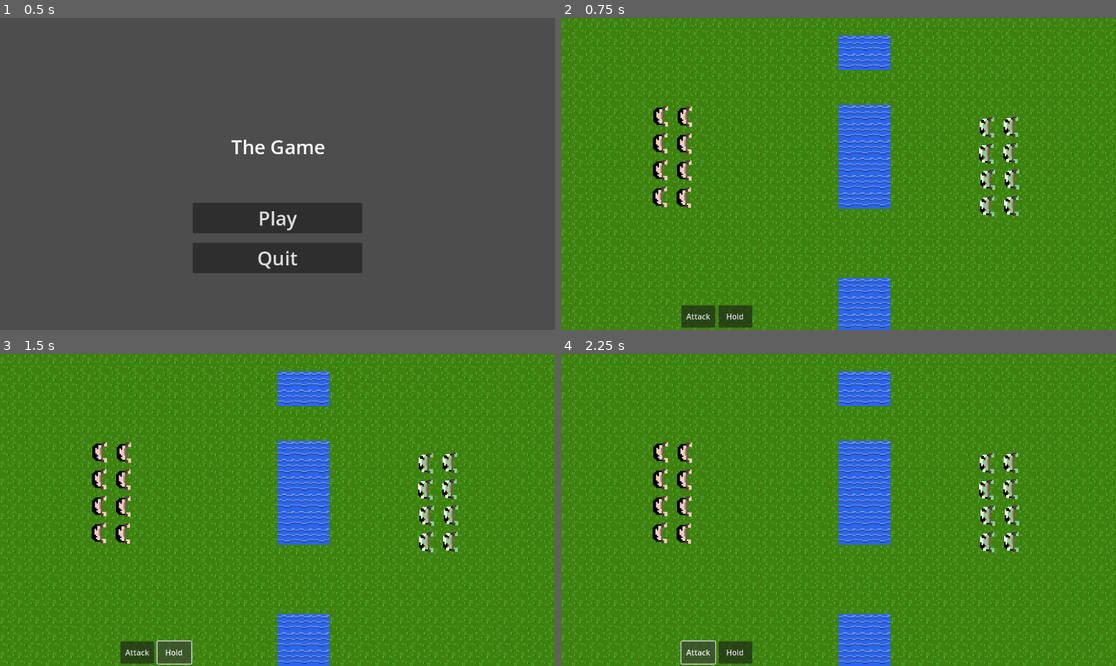
Above: before the commit, frames 1-4 (two rows, left to right).
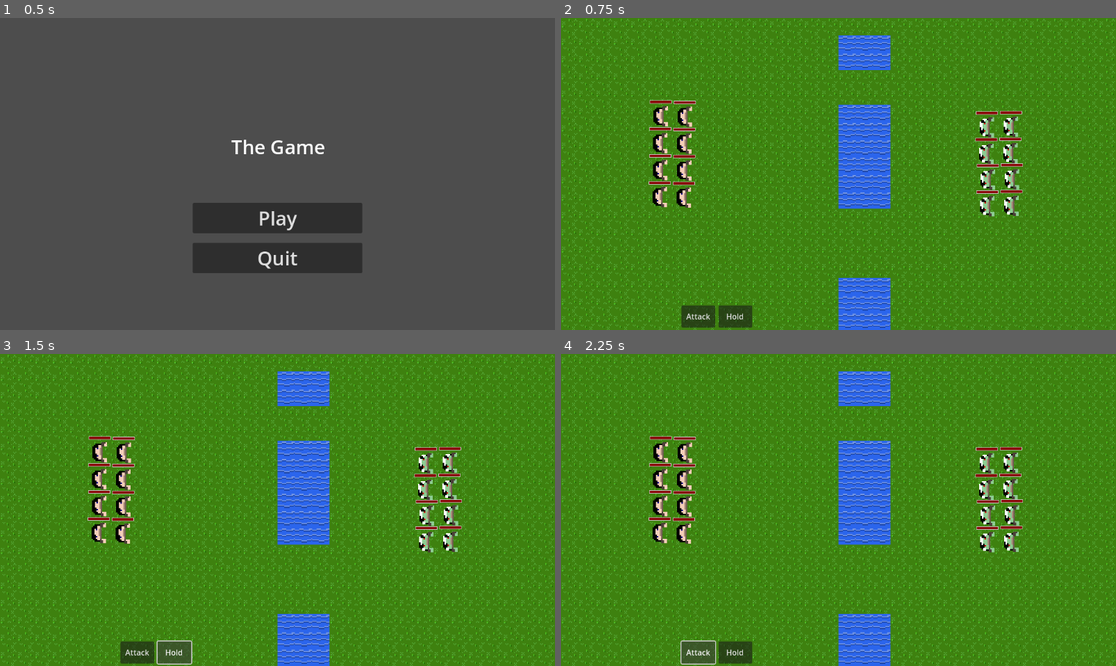
Above: after the commit, the same moments.

Repository: xlulx/RTS_Game_Development
Game: Godot game, scene res://Scenes/Gui/Main_Menu/menu.tscn
The game is run twice, just before and just after one commit, with the same random seed, the same clock (stepped at 60 frames per second) and the same inputs.
Inputs:
- Up to frame 1 (0.5 s): no input
- Up to frame 2 (0.75 s): click "Play" at 0.5 s
- Up to frame 3 (1.5 s): click "Hold" at 1.25 s
- Up to frame 4 (2.25 s): click "Attack" at 2 s

Frame 1 is identical in both runs. In frame 2, 0.8% of the frame differs, in the area x 15-84%, y 26-57%; in frame 3, 0.8%; in frame 4, 0.8%.

Commit message:
Healh Bar
-Health Bar was added
-Pathfinding was improved
-Some bug fixes

Diff:
--- /dev/null
+++ b/First_Project/Assets/Theme/Main_Theme.tres
@@ -0,0 +1,30 @@
+[gd_resource type="Theme" load_steps=3 format=3 uid="uid://dv0wkej4s8jfn"]
+
+[sub_resource type="StyleBoxFlat" id="StyleBoxFlat_yty85"]
+bg_color = Color(0.6, 0.6, 0.6, 0)
+border_width_left = 1
+border_width_top = 1
+border_width_right = 1
+border_width_bottom = 1
+
+[sub_resource type="StyleBoxFlat" id="StyleBoxFlat_yxcbx"]
+bg_color = Color(0.533333, 0.0313726, 0.0313726, 1)
+border_width_left = 1
+border_width_top = 1
+border_width_right = 1
+border_width_bottom = 1
+border_color = Color(0.8, 0.8, 0.8, 0)
+corner_radius_top_left = 1
+corner_radius_top_right = 1
+corner_radius_bottom_right = 1
+corner_radius_bottom_left = 1
+
+[resource]
+ProgressBar/colors/font_color = Color(0, 0, 0, 1)
+ProgressBar/colors/font_outline_color = Color(0, 0, 0, 1)
+ProgressBar/colors/font_shadow_color = Color(0, 0, 0, 1)
+ProgressBar/constants/outline_size = 0
+ProgressBar/font_sizes/font_size = 16
+ProgressBar/fonts/font = null
+ProgressBar/styles/background = SubResource("StyleBoxFlat_yty85")
+ProgressBar/styles/fill = SubResource("StyleBoxFlat_yxcbx")
--- a/First_Project/Scenes/Game/Game.tscn
+++ b/First_Project/Scenes/Game/Game.tscn
@@ -21,12 +21,15 @@
 1:0/0 = 0
 1:0/0/physics_layer_0/linear_velocity = Vector2(0, 0)
 1:0/0/physics_layer_0/angular_velocity = 0.0
+1:0/0/physics_layer_0/polygon_0/points = PackedVector2Array(-15.5, -16, 16, -16, 16, 16, -16, 16)
 0:1/0 = 0
 0:1/0/physics_layer_0/linear_velocity = Vector2(0, 0)
 0:1/0/physics_layer_0/angular_velocity = 0.0
+0:1/0/physics_layer_0/polygon_0/points = PackedVector2Array(-15.5, -16, 16, -16, 16, 16, -16, 16)
 1:1/0 = 0
 1:1/0/physics_layer_0/linear_velocity = Vector2(0, 0)
 1:1/0/physics_layer_0/angular_velocity = 0.0
+1:1/0/physics_layer_0/polygon_0/points = PackedVector2Array(-15.5, -16, 16, -16, 16, 16, -16, 16)
 
 [sub_resource type="TileSet" id="TileSet_a2uv3"]
 tile_size = Vector2i(36, 36)
--- a/First_Project/Scenes/Gui/In-game_Menu.gd
+++ b/First_Project/Scenes/Gui/In-game_Menu.gd
@@ -8,7 +8,7 @@
 	get_tree().call_group("unit", "attack")
 
 func _on_hold_button_pressed():
-	hold_button = true
+	get_tree().call_group("unit", "hold")
 
 
 func _on_area_2d_mouse_entered():
--- a/First_Project/Scenes/Unit/unit.gd
+++ b/First_Project/Scenes/Unit/unit.gd
@@ -10,11 +10,11 @@
 var speed = 120
 var target_max = 10
 var move_threshold = 2
+var new_velocity = Vector2.ZERO
 
 #Saldırı değişkenleri
 var attack_target = null
 var attack_range = 45
-var health = 20
 var damage = 3
 var possible_targets = []
 
@@ -23,10 +23,14 @@
 @onready var skin = $Skin
 @onready var attack_timer = $attackTimer
 @onready var nav = $NavigationAgent2D
+@onready var health_Bar = $HealthBar
 var enemy_skin = load("res://Assets/Enemy.png")
 
 #başlama fonksiyonu
 func _ready():
+	health_Bar.value = 20
+	health_Bar.max_value = health_Bar.value
+
 	movement_target = position
 	if unit_Owner == 1 :
 		skin.texture = enemy_skin
@@ -35,7 +39,8 @@
 func move_to_target(_delta, tar):
 	nav.target_position = tar
 	velocity = Vector2.ZERO
-	velocity = position.direction_to(nav.get_next_path_position()) * speed
+	new_velocity = position.direction_to(nav.get_next_path_position()) * speed
+	velocity = velocity.move_toward(new_velocity, 120)
 	move_and_slide()
 
 #Seçili olup olmadığını gösterme
@@ -87,8 +92,8 @@
 		return false
 
 func take_damage(amount) -> bool :
-	health -= amount
-	if health  <= 0 :
+	health_Bar.value -= amount
+	if health_Bar.value  <= 0 :
 		state_machine.died()
 		return false
 	else :
@@ -101,3 +106,8 @@
 	if selected:
 		get_node("UnitSM").command_mod = get_node("UnitSM").CommandMods.ATTACK_MOVE
 		get_node("/root/Game/Camera").red_click = true
+
+func hold():
+	if selected:
+		get_node("UnitSM").command = get_node("UnitSM").Commands.HOLD
+		get_node("UnitSM").set_state(get_node("UnitSM").states.idle)
--- a/First_Project/Scenes/Unit/unit.tscn
+++ b/First_Project/Scenes/Unit/unit.tscn
@@ -1,9 +1,10 @@
-[gd_scene load_steps=7 format=3 uid="uid://cjnstwmg5vpj4"]
+[gd_scene load_steps=8 format=3 uid="uid://cjnstwmg5vpj4"]
 
 [ext_resource type="Texture2D" uid="uid://bm32iaexfqqhk" path="res://Assets/Player.png" id="1_2n08m"]
 [ext_resource type="Script" path="res://Scenes/Unit/unit.gd" id="1_n7omw"]
 [ext_resource type="Texture2D" uid="uid://clnfyrj72svyx" path="res://Assets/Player_Selected.png" id="2_qcl8e"]
 [ext_resource type="PackedScene" uid="uid://d02vyaejld3cs" path="res://Scenes/Unit/unit_sm.tscn" id="4_tl1mu"]
+[ext_resource type="Theme" uid="uid://dv0wkej4s8jfn" path="res://Assets/Theme/Main_Theme.tres" id="5_wpmyx"]
 
 [sub_resource type="CircleShape2D" id="CircleShape2D_msnna"]
 radius = 175.0
@@ -13,9 +14,6 @@
 
 [node name="Unit" type="CharacterBody2D" groups=["unit"]]
 script = ExtResource("1_n7omw")
-
-[node name="NavigationAgent2D" type="NavigationAgent2D" parent="."]
-path_postprocessing = 1
 
 [node name="VisionRange" type="Area2D" parent="."]
 visible = false
@@ -40,6 +38,19 @@
 visible = false
 shape = SubResource("CircleShape2D_jl6qe")
 
+[node name="NavigationAgent2D" type="NavigationAgent2D" parent="."]
+path_postprocessing = 1
+radius = 15.0
+
+[node name="HealthBar" type="ProgressBar" parent="."]
+offset_left = -23.0
+offset_top = -33.0
+offset_right = 23.0
+offset_bottom = -26.0
+theme = ExtResource("5_wpmyx")
+value = 50.0
+show_percentage = false
+
 [connection signal="body_entered" from="VisionRange" to="." method="_on_vision_range_body_entered"]
 [connection signal="body_exited" from="VisionRange" to="." method="_on_vision_range_body_exited"]
 [connection signal="timeout" from="attackTimer" to="UnitSM" method="_on_attack_timer_timeout"]
--- a/First_Project/Scenes/Unit/unit_sm.gd
+++ b/First_Project/Scenes/Unit/unit_sm.gd
@@ -34,7 +34,6 @@
 		if Input.is_action_just_released("right_click"):
 			command = Commands.NONE
 			parent.movement_target = get_node("/root/Game/Camera").global_mouse_position
-			parent.nav.target_position = parent.movement_target
 			set_state(states.moving)
 			match command_mod:
 				CommandMods.NONE:
@@ -50,6 +49,7 @@
 			pass
 		states.moving :
 			parent.move_to_target(_delta, parent.movement_target)
+			parent.skin.rotation = parent.position.angle_to_point(parent.movement_target)
 		states.engaging :
 			if parent.attack_target.get_ref():
 				parent.move_to_target(_delta, parent.attack_target.get_ref().position)
@@ -67,13 +67,13 @@
 		states.idle :
 			pass
 		states.moving :
-			parent.skin.rotation = parent.position.angle_to_point(parent.movement_target)
+			pass
 		states.engaging :
 			pass
 		states.attacking :
 			pass
 		states.dying :
-			pass
+			parent.queue_free()
 
 func _exit_state(old_state, new_state):
 	match old_state:
@@ -135,7 +135,7 @@
 			else:
 				set_state(states.idle)
 		states.dying :
-			parent.queue_free()
+			pass
 
 #Ölüm
 func died():
